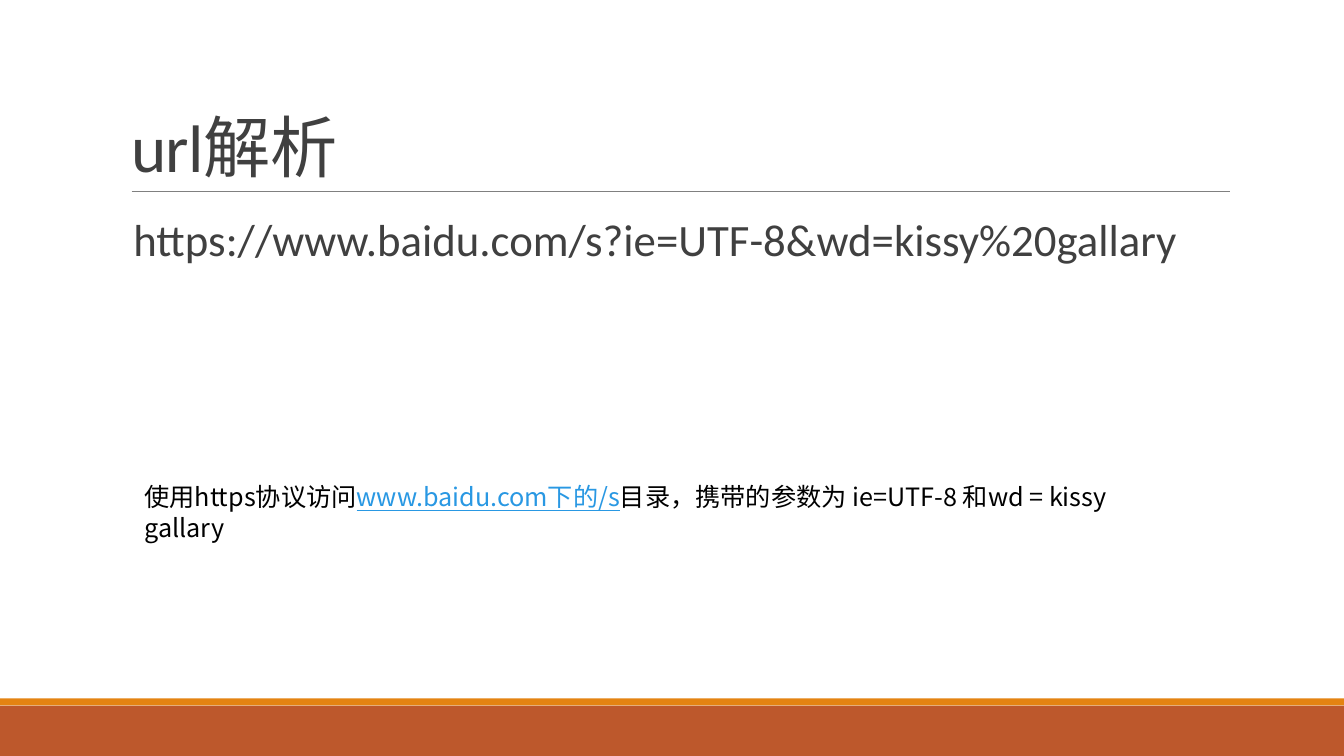
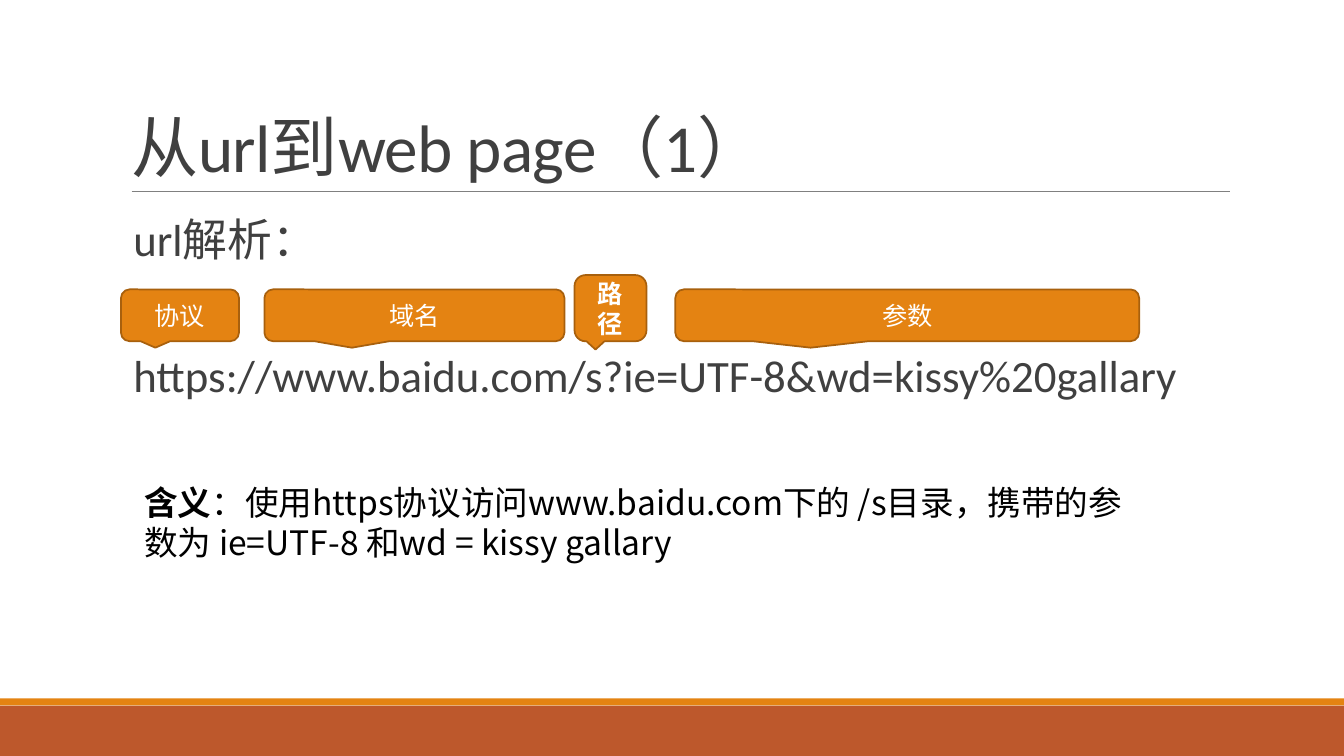
Before and after one commit to boomler/personalPractice, a slide deck: slide 3 of Web开发与网络爬虫.pptx (slide 4 before the commit). Drawn at 1344x756 pixels with LibreOffice and Linux fonts; fonts in the diff are those of the drawing. Boxes give left, top, right and bottom in pixels: in the first picture for what was removed or moved away, otherwise in the second. Text is boxed around its words. In the diff, an @@ line names an element or a change of style, - is before the commit and + after.

```diff
--- a/Web开发与网络爬虫.pptx
+++ b/Web开发与网络爬虫.pptx
@@ title at (131, 116, 765, 184): text changed @@
-url解析
+从url到web page（1）
@@ text at (133, 219, 317, 260): paragraph added @@
+  url解析：
@@ rounded speech box added at (121, 289, 239, 341), fill #E48312, outline #A9610D 1.25 pt, 18 pt, text #FFFFFF @@
+协议
@@ rounded speech box added at (264, 289, 565, 341), fill #E48312, outline #A9610D 1.25 pt, 18 pt, text #FFFFFF @@
+域名
@@ rounded speech box added at (575, 275, 646, 342), fill #E48312, outline #A9610D 1.25 pt, 18 pt, text #FFFFFF, bold @@
+路径
@@ rounded speech box added at (676, 289, 1139, 341), fill #E48312, outline #A9610D 1.25 pt, 18 pt, text #FFFFFF @@
+参数
@@ text at (144, 486, 1122, 564): text changed; size 18 to 24 pt @@
-使用https协议访问www.baidu.com下的/s目录，携带的参数为 ie=UTF-8 和wd = kissy gallary
+含义：使用https协议访问www.baidu.com下的 /s目录，携带的参数为 ie=UTF-8 和wd = kissy gallary
```
Also in this commit, not shown: 9 other slides changed, 32 slides added, 7 slides removed, 12 other files.
